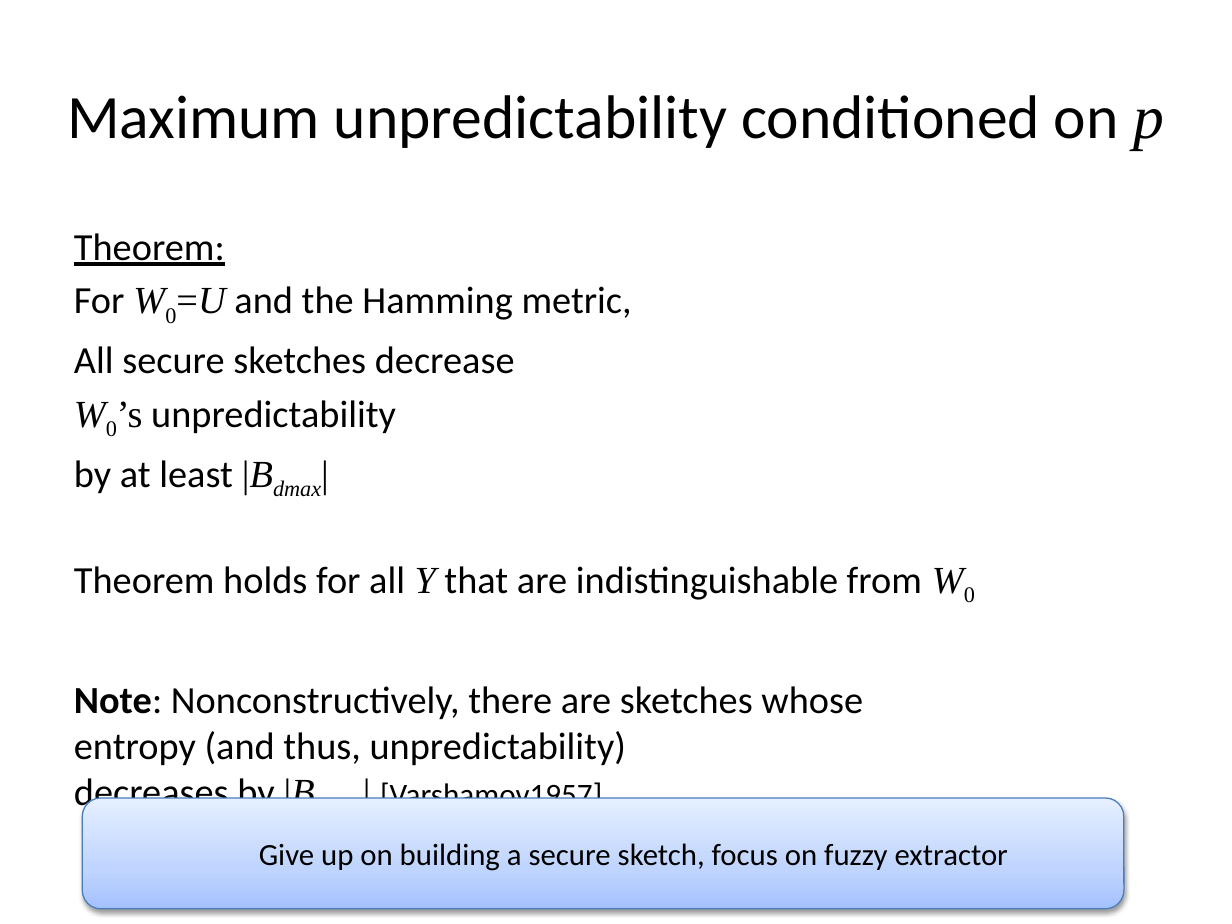
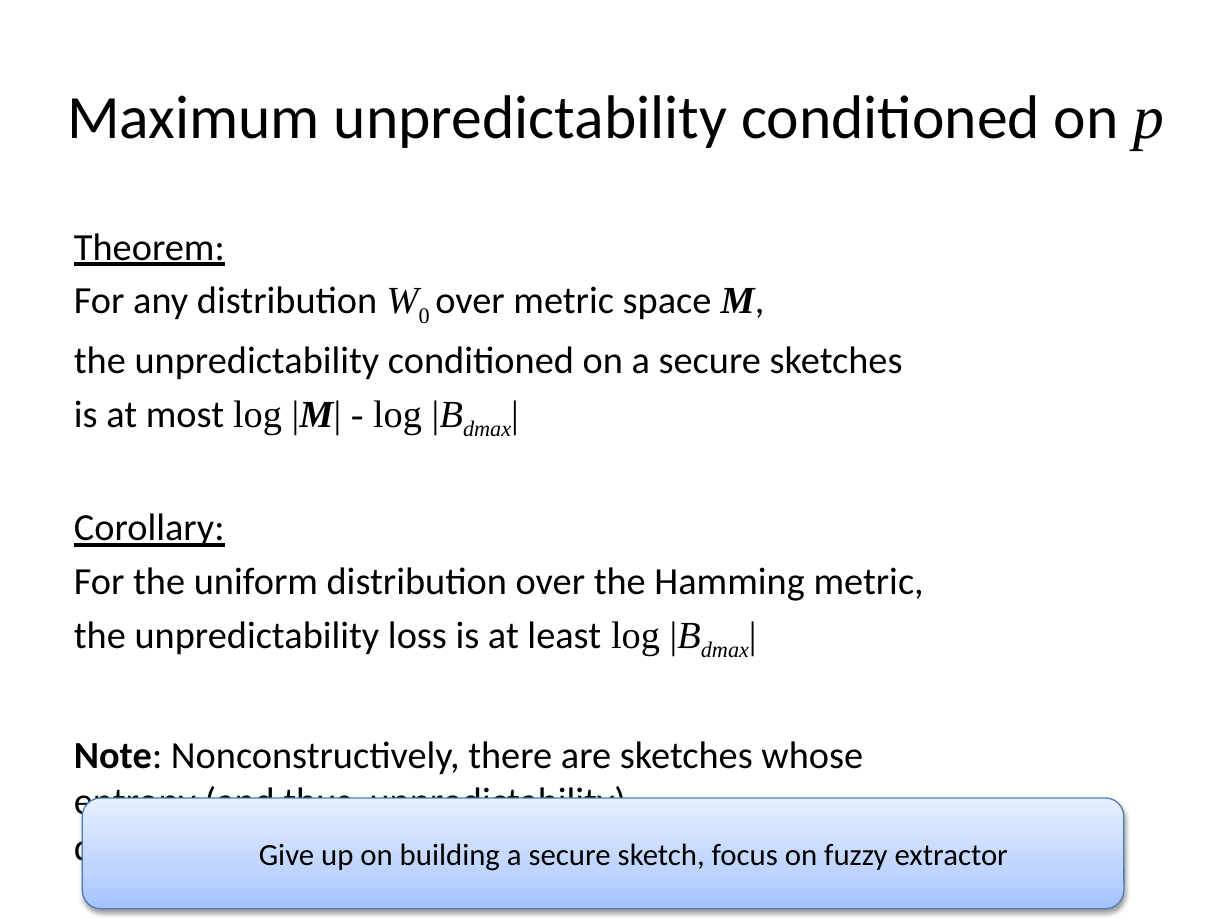
Before and after one commit to xianruimeng/comp-fuzzy-ext, a slide deck: slide 17 of ComputationalFuzzyExtractors.pptx (slide 16 before the commit). Drawn at 1232x924 pixels with LibreOffice and Linux fonts; fonts in the diff are those of the drawing. Boxes give left, top, right and bottom in pixels: in the first picture for what was removed or moved away, otherwise in the second. Text is boxed around its words. In the diff, an @@ line names an element or a change of style, - is before the commit and + after.

```diff
--- a/ComputationalFuzzyExtractors.pptx
+++ b/ComputationalFuzzyExtractors.pptx
@@ text at (74,286,924,655): text changed @@
-For W0=U and the Hamming metric,
-All secure sketches decrease
-W0’s unpredictability
-by at least |Bdmax|
-Theorem holds for all Y that are indistinguishable from W0
+For any distribution W0 over metric space M,
+the unpredictability conditioned on a secure sketches
+is at most log |M| - log |Bdmax|
+Corollary:
+For the uniform distribution over the Hamming metric,
+the unpredictability loss is at least log |Bdmax|
```
Also in this commit, not shown: 2 other slides changed, 1 slide added.
